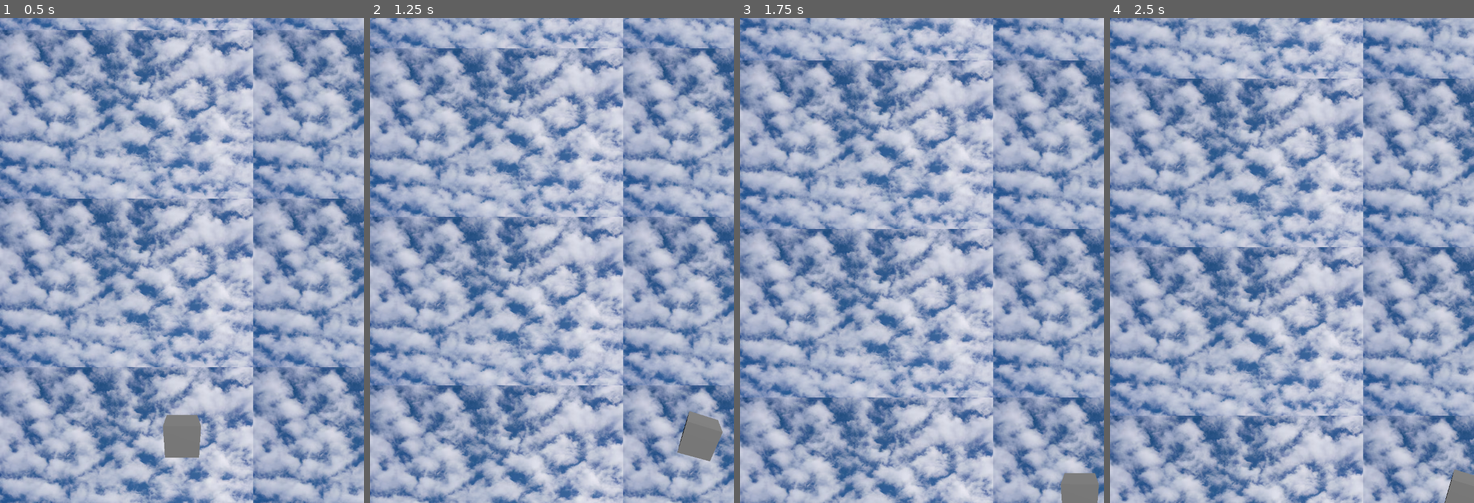
Above: before the commit, frames 1-4 (left to right).
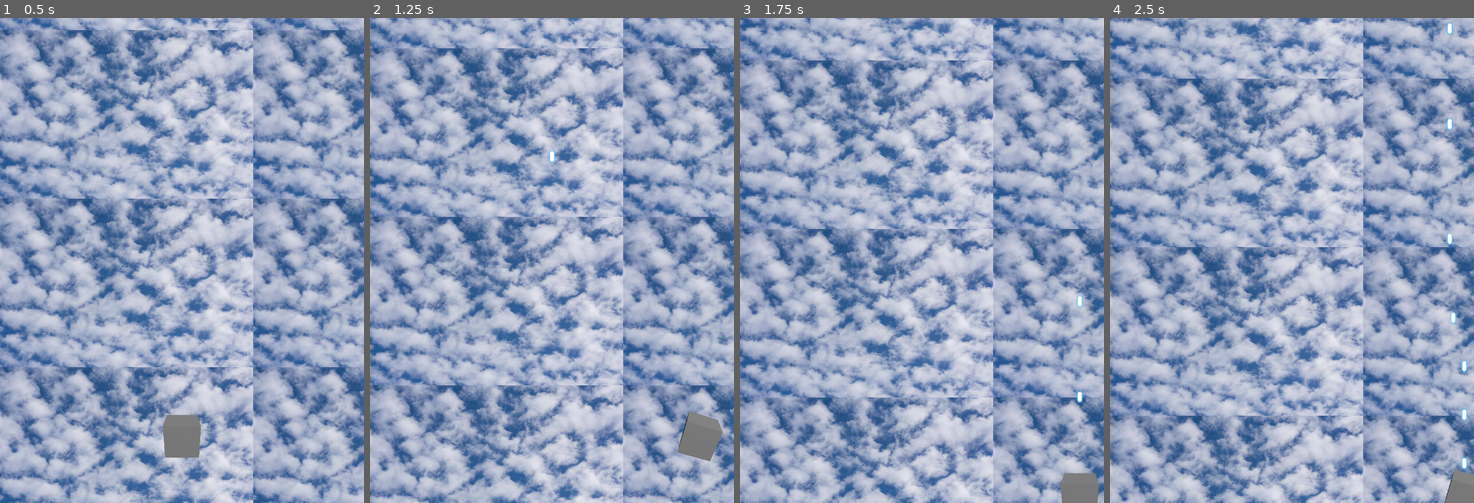
Above: after the commit, the same moments.

Repository: Uapaydin/2d-shooting-planes
Game: Godot game, scene res://Main.tscn
Two runs of this game, one before a commit and one after it. Both use one fixed random seed, a clock stepped at 60 frames per second and the inputs below.
Inputs:
- Up to frame 1 (0.5 s): no input
- Up to frame 2 (1.25 s): tap Enter (ui_accept) at 0.5 s; hold Right (ui_right) from 0.53 s (still down); hold Enter (ui_accept) from 0.53 s (still down)
- Up to frame 3 (1.75 s): release Right (ui_right) at 1.28 s; release Enter (ui_accept) at 1.28 s; hold Down (ui_down) from 1.28 s (still down); tap Enter (ui_accept) at 1.35, 1.52 s
- Up to frame 4 (2.5 s): tap Enter (ui_accept) at 1.82 s; release Down (ui_down) at 2.03 s; hold Right (ui_right) from 2.03 s (still down); hold Enter (ui_accept) from 2.03 s (still down)

Frame 1 is identical in both runs. In frame 2, less than 0.1% of the frame differs, in the area x 49-51%, y 27-30%; in frame 3, less than 0.1%; in frame 4, 0.3%, in the area x 92-99%, y 0-94%.

Commit message:
Bulelts and enemies
Bullets working
Enemies not spawning yet!

Diff:
--- a/Main.tscn
+++ b/Main.tscn
@@ -1,15 +1,18 @@
-[gd_scene load_steps=4 format=3 uid="uid://cqbooeme1afgt"]
+[gd_scene load_steps=5 format=3 uid="uid://cqbooeme1afgt"]
 
+[ext_resource type="Script" uid="uid://be186nlfbepnl" path="res://main.gd" id="1_cm0pq"]
 [ext_resource type="Texture2D" uid="uid://dvofxvwtie2tq" path="res://assets/backgrounds/sky_clouds_01.png" id="1_glv2v"]
 [ext_resource type="Script" uid="uid://dmjuhvcw7db7r" path="res://background_scroll.gd" id="1_uu6xs"]
 [ext_resource type="PackedScene" uid="uid://caudxlops7hr" path="res://Player/Player.tscn" id="3_r0du0"]
 
 [node name="Main" type="Node2D"]
+script = ExtResource("1_cm0pq")
 
 [node name="Background" type="Parallax2D" parent="."]
 script = ExtResource("1_uu6xs")
 
 [node name="Sprite2D" type="Sprite2D" parent="Background"]
+z_index = -100
 texture_repeat = 2
 texture = ExtResource("1_glv2v")
 region_rect = Rect2(0, 0, 480, 1600)
--- a/Player/player.gd
+++ b/Player/player.gd
@@ -3,6 +3,10 @@
 @export var speed: float = 520.0
 @export var max_tilt_deg: float = 18.0
 @export var tilt_lerp: float = 10.0
+@export var fire_cooldown: float = 0.12
+
+var _can_fire := true
+var _bullet := preload("res://scenes/bullet/Bullet.tscn")
 
 var view: Sprite2D = null
 var sv: SubViewport = null
@@ -67,6 +71,11 @@
 	print_tree_pretty()
 	print("[Player] SV size:", sv.size, "  tex null?", sv.get_texture() == null)
 
+	view.texture = sv.get_texture()       # bind now
+	await get_tree().process_frame
+	view.texture = sv.get_texture()       # rebind to be safe after first render
+	add_to_group("player")
+
 func _physics_process(delta: float) -> void:
 	var dir: Vector2 = Vector2.ZERO
 	if Input.is_action_pressed("ui_right"): dir.x += 1.0
@@ -92,6 +101,9 @@
 	if ship_mesh != null:
 		ship_mesh.rotation_degrees.z = -tilt_deg
 
+	if Input.is_action_pressed("ui_accept"): # Space/Enter default; remap if you like
+		_try_fire()
+
 func _ensure_placeholder_3d() -> void:
 	# Mesh
 	if model.get_node_or_null("MeshInstance3D") == null:
@@ -116,3 +128,18 @@
 		light.name = "DirectionalLight3D"
 		light.rotation_degrees = Vector3(-45, 25, 0)
 		model.add_child(light)
+
+
+
+func _try_fire() -> void:
+	if not _can_fire:
+		return
+	_can_fire = false
+
+	var b = _bullet.instantiate()
+	# spawn slightly above nose; tweak offset to match your box
+	b.global_position = global_position + Vector2(0, -30)
+	get_tree().current_scene.add_child(b)
+
+	await get_tree().create_timer(fire_cooldown).timeout
+	_can_fire = true
--- /dev/null
+++ b/main.gd
@@ -0,0 +1,21 @@
+extends Node2D
+
+@export var enemy_scene: PackedScene = preload("res://scenes/enemy/Enemy.tscn")
+@export var spawn_interval: float = 0.9
+@export var x_margin: float = 24.0
+
+func _ready() -> void:
+	randomize()               # safe in 4.x
+	_spawn_loop()
+
+func _spawn_loop() -> void:
+	while true:
+		_spawn_enemy()
+		await get_tree().create_timer(spawn_interval).timeout
+
+func _spawn_enemy() -> void:
+	var e: Area2D = enemy_scene.instantiate()
+	var vp := get_viewport_rect().size
+	var x  := randf_range(x_margin, vp.x - x_margin)
+	e.position = Vector2(x, -40)
+	add_child(e)
--- a/project.godot
+++ b/project.godot
@@ -27,6 +27,14 @@
 
 [input]
 
+ui_accept={
+"deadzone": 0.5,
+"events": [Object(InputEventKey,"resource_local_to_scene":false,"resource_name":"","device":0,"window_id":0,"alt_pressed":false,"shift_pressed":false,"ctrl_pressed":false,"meta_pressed":false,"pressed":false,"keycode":4194309,"physical_keycode":0,"key_label":0,"unicode":0,"location":0,"echo":false,"script":null)
+, Object(InputEventKey,"resource_local_to_scene":false,"resource_name":"","device":0,"window_id":0,"alt_pressed":false,"shift_pressed":false,"ctrl_pressed":false,"meta_pressed":false,"pressed":false,"keycode":4194310,"physical_keycode":0,"key_label":0,"unicode":0,"location":0,"echo":false,"script":null)
+, Object(InputEventKey,"resource_local_to_scene":false,"resource_name":"","device":0,"window_id":0,"alt_pressed":false,"shift_pressed":false,"ctrl_pressed":false,"meta_pressed":false,"pressed":false,"keycode":32,"physical_keycode":0,"key_label":0,"unicode":32,"location":0,"echo":false,"script":null)
+, Object(InputEventKey,"resource_local_to_scene":false,"resource_name":"","device":-1,"window_id":0,"alt_pressed":false,"shift_pressed":false,"ctrl_pressed":false,"meta_pressed":false,"pressed":false,"keycode":0,"physical_keycode":32,"key_label":0,"unicode":32,"location":0,"echo":false,"script":null)
+]
+}
 ui_left={
 "deadzone": 0.5,
 "events": [Object(InputEventKey,"resource_local_to_scene":false,"resource_name":"","device":0,"window_id":0,"alt_presse …(194 unchanged characters)…
--- /dev/null
+++ b/scenes/bullet/Bullet.tscn
@@ -0,0 +1,18 @@
+[gd_scene load_steps=4 format=3 uid="uid://dgq2mfy0j3s8m"]
+
+[ext_resource type="Script" uid="uid://b16r0hcamqmhe" path="res://scenes/bullet/bullet.gd" id="1_fdw62"]
+[ext_resource type="Texture2D" uid="uid://8mv0fds414mh" path="res://assets/bullets/bullet_glow.png" id="1_m36c5"]
+
+[sub_resource type="CapsuleShape2D" id="CapsuleShape2D_fdw62"]
+radius = 5.0
+height = 26.0
+
+[node name="Bullet" type="Area2D"]
+script = ExtResource("1_fdw62")
+
+[node name="Sprite2D" type="Sprite2D" parent="."]
+z_index = 12
+texture = ExtResource("1_m36c5")
+
+[node name="CollisionShape2D" type="CollisionShape2D" parent="."]
+shape = SubResource("CapsuleShape2D_fdw62")
--- /dev/null
+++ b/scenes/bullet/bullet.gd
@@ -0,0 +1,15 @@
+extends Area2D
+
+@export var speed: float = 900.0
+@export var lifetime: float = 1.8
+
+func _ready() -> void:
+	add_to_group("player_bullet")
+	z_index = 12
+	get_tree().create_timer(lifetime).timeout.connect(queue_free)
+
+func _process(delta: float) -> void:
+	global_position.y -= speed * delta
+	# hard off-screen safety
+	if global_position.y < -50:
+		queue_free()
--- /dev/null
+++ b/scenes/enemy/Enemy.tscn
@@ -0,0 +1,16 @@
+[gd_scene load_steps=3 format=3 uid="uid://b1k22a7i42jve"]
+
+[ext_resource type="Texture2D" uid="uid://drqxt3w61m4ug" path="res://assets/enemies/enemy_plane.png" id="1_sjakr"]
+
+[sub_resource type="RectangleShape2D" id="RectangleShape2D_vwhkw"]
+size = Vector2(13, 54)
+
+[node name="Enemy" type="Area2D"]
+
+[node name="Sprite2D" type="Sprite2D" parent="."]
+z_index = 8
+texture = ExtResource("1_sjakr")
+
+[node name="CollisionShape2D" type="CollisionShape2D" parent="."]
+position = Vector2(0.5, -1)
+shape = SubResource("RectangleShape2D_vwhkw")
--- /dev/null
+++ b/scenes/enemy/enemy.gd
@@ -0,0 +1,22 @@
+extends Area2D
+
+@export var speed: float = 140.0
+@export var hp: int = 1
+
+func _ready() -> void:
+	add_to_group("enemy")
+	z_index = 8
+	area_entered.connect(_on_area_entered)
+
+func _process(delta: float) -> void:
+	global_position.y += speed * delta
+	if global_position.y > get_viewport_rect().size.y + 60:
+		queue_free()
+
+func _on_area_entered(a: Area2D) -> void:
+	# bullets are Area2D with group "player_bullet"
+	if a.is_in_group("player_bullet"):
+		hp -= 1
+		a.queue_free()
+		if hp <= 0:
+			queue_free()
Binary file added: assets/bullets/bullet_glow.png
Not shown, added: assets/bullets/bullet_glow.png.import
Binary file added: assets/enemies/enemy_plane.png
Not shown, added: assets/enemies/enemy_plane.png.import
Binary file added: assets/enemies/enemy_plane_anim.png
Not shown, added: assets/enemies/enemy_plane_anim.png.import
Binary file added: assets/enemies/enemy_plane_shadow.png
Not shown, added: assets/enemies/enemy_plane_shadow.png.import
Not shown, added: main.gd.uid
Not shown, added: scenes/bullet/bullet.gd.uid
Not shown, added: scenes/enemy/enemy.gd.uid
